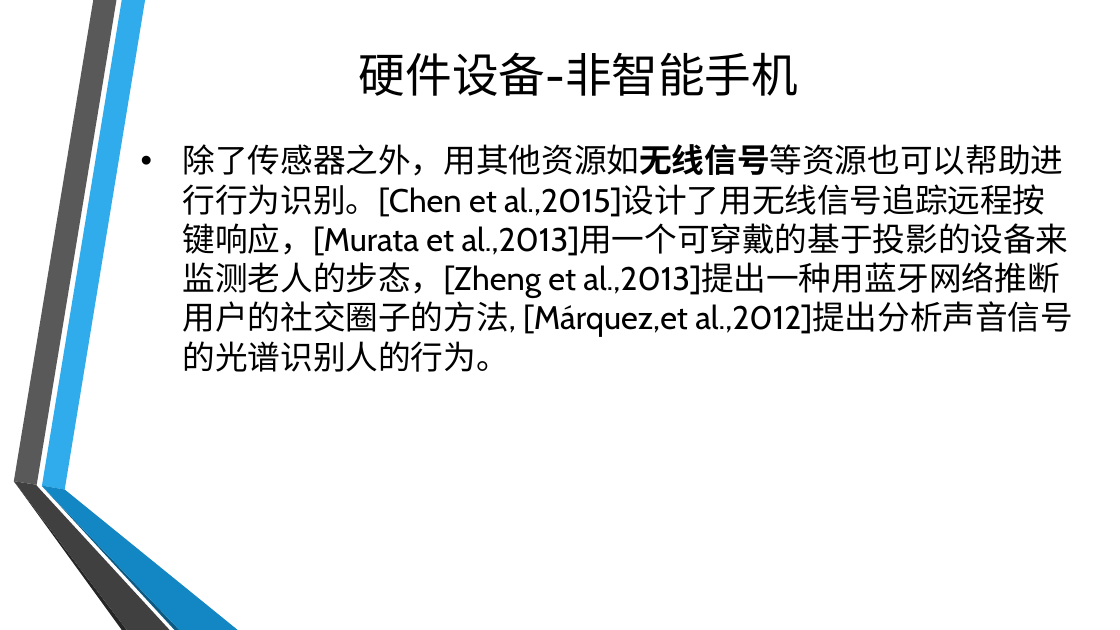
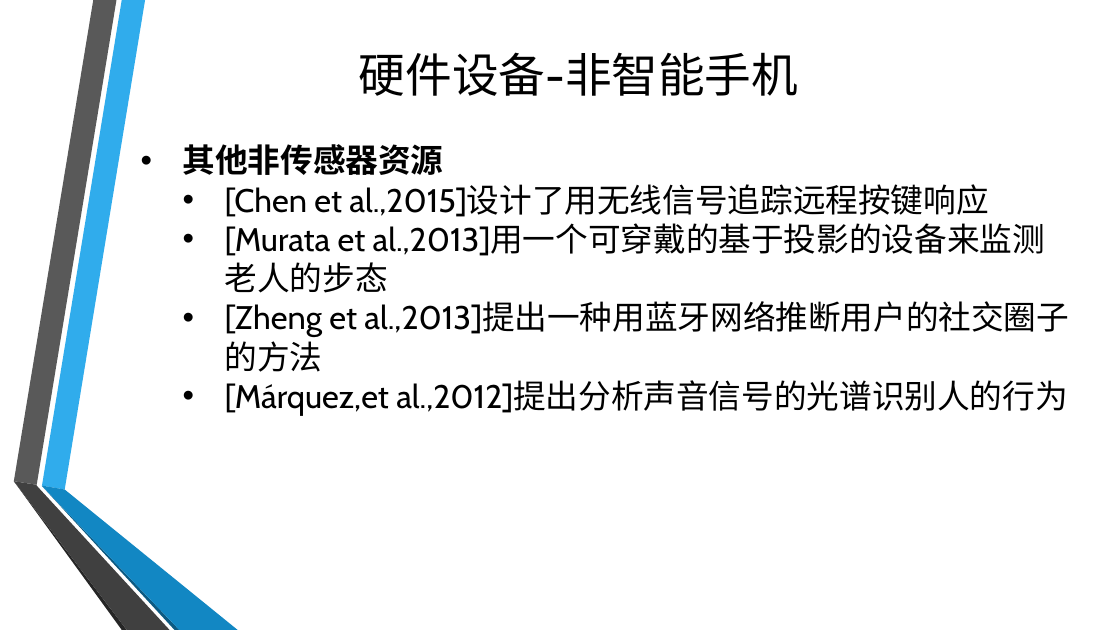
Before and after one commit to riheng/MachineLearning, a slide deck: slide 9 of 行为识别方面会议论文研究总结.pptx (slide 10 before the commit). Drawn at 1120x630 pixels with LibreOffice and Linux fonts; fonts in the diff are those of the drawing; background and template pictures are left out. Boxes give left, top, right and bottom in pixels: in the first picture for what was removed or moved away, otherwise in the second. Text is boxed around its words. In the diff, an @@ line names an element or a change of style, - is before the commit and + after.

```diff
--- a/行为识别方面会议论文研究总结.pptx
+++ b/行为识别方面会议论文研究总结.pptx
@@ text at [183,144,1069,416]: text changed @@
-• 除了传感器之外，用其他资源如无线信号等资源也可以帮助进行行为识别。[Chen et al.,2015]设计了用无线信号追踪远程按键响应，[Murata et al.,2013]用一个可穿戴的基于投影的设备来监测老人的步态，[Zheng et al.,2013]提出一种用蓝牙网络推断用户的社交圈子的方法, [Márquez,et al.,2012]提出分析声音信号的光谱识别人的行为。
+• 其他非传感器资源
+  • [Chen et al.,2015]设计了用无线信号追踪远程按键响应
+  • [Murata et al.,2013]用一个可穿戴的基于投影的设备来监测老人的步态
+  • [Zheng et al.,2013]提出一种用蓝牙网络推断用户的社交圈子的方法
+  • [Márquez,et al.,2012]提出分析声音信号的光谱识别人的行为
```
Also in this commit, not shown: 2 other slides changed, 1 slide added, 6 slides removed, 1 other file.
